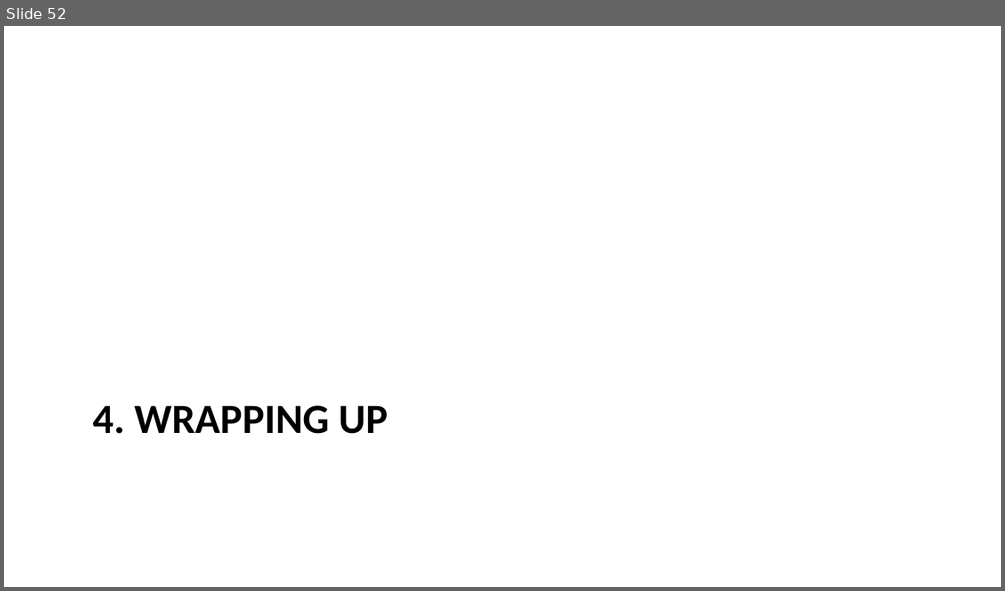
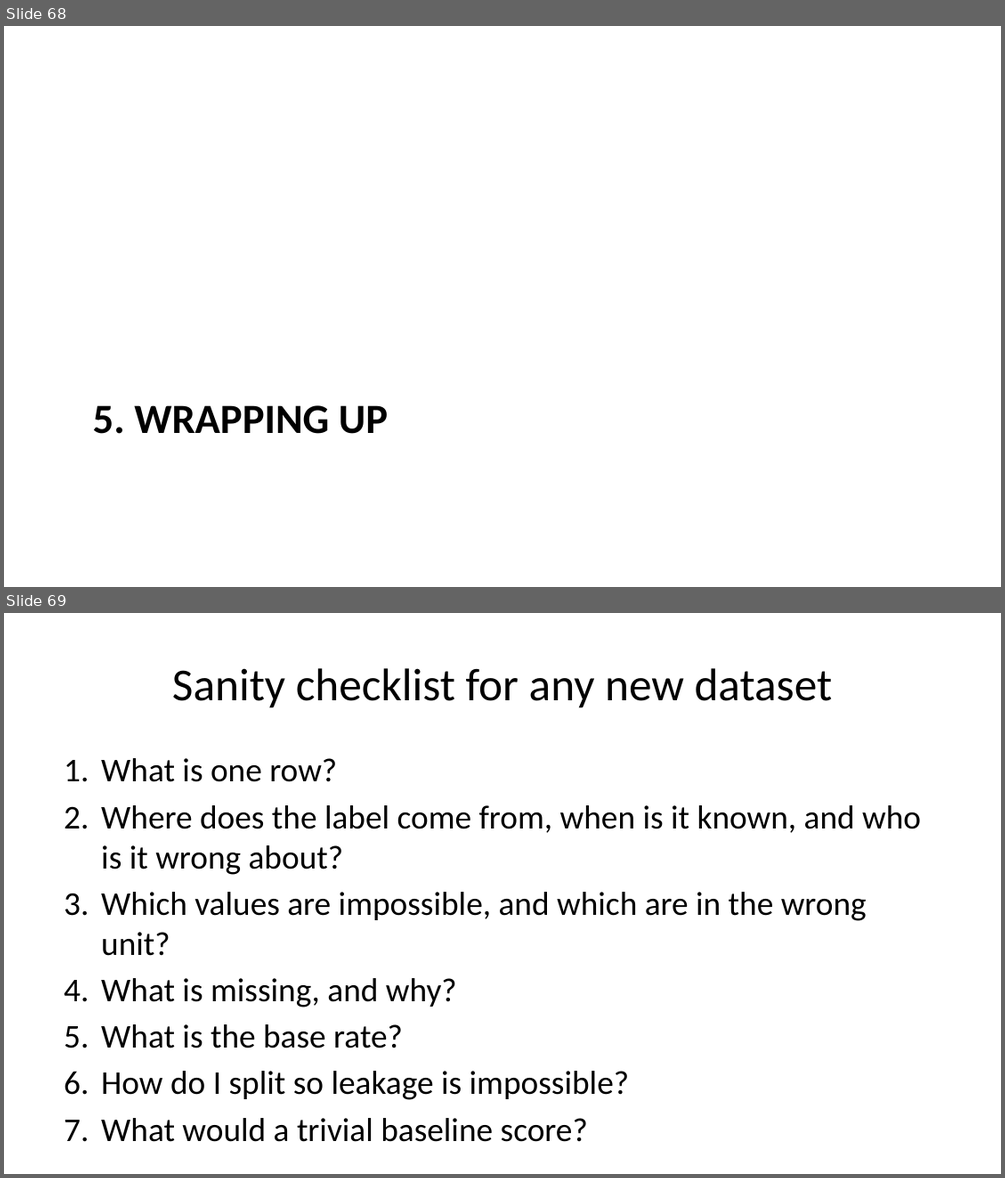
Before and after one commit to pauldubois98/AdcancedTopicsDataScience2026, a slide deck: Course01/slides.pptx. Shown one above the other, each under a label of ours: slide 52 before the commit, slides 68 and 69 after it. The pictures are 1005x591 and 1005x1178 pixels, drawn with LibreOffice and Linux fonts; fonts in the diff are those of the drawing. Boxes give left, top, right and bottom in pixels: in the first picture for what was removed or moved away, otherwise in the second. Text is boxed around its words. In the diff, an @@ line names an element or a change of style, - is before the commit and + after.

```diff
--- a/Course01/slides.pptx
+++ b/Course01/slides.pptx
@@ slide 69 added at [4,613,1001,1174], background #FFFFFF @@
@@ title added at [172,668,833,708], 33 pt, text #000000 @@
+Sanity checklist for any new dataset
@@ text added at [101,758,921,1142], 24 pt, text #000000 @@
+1. What is one row?
+2. Where does the label come from, when is it known, and who is it wrong about?
+3. Which values are impossible, and which are in the wrong unit?
+4. What is missing, and why?
+5. What is the base rate?
+6. How do I split so leakage is impossible?
+7. What would a trivial baseline score?
@@ what was slide 52 is now slide 68 @@
@@ slide 68 changed as well @@
@@ title at [93,405,388,434]: text changed @@
-4. WRAPPING UP
+5. WRAPPING UP
```
Also in this commit, not shown: 19 other slides changed, 17 other slides added, 1 slide removed, 16 other files.
